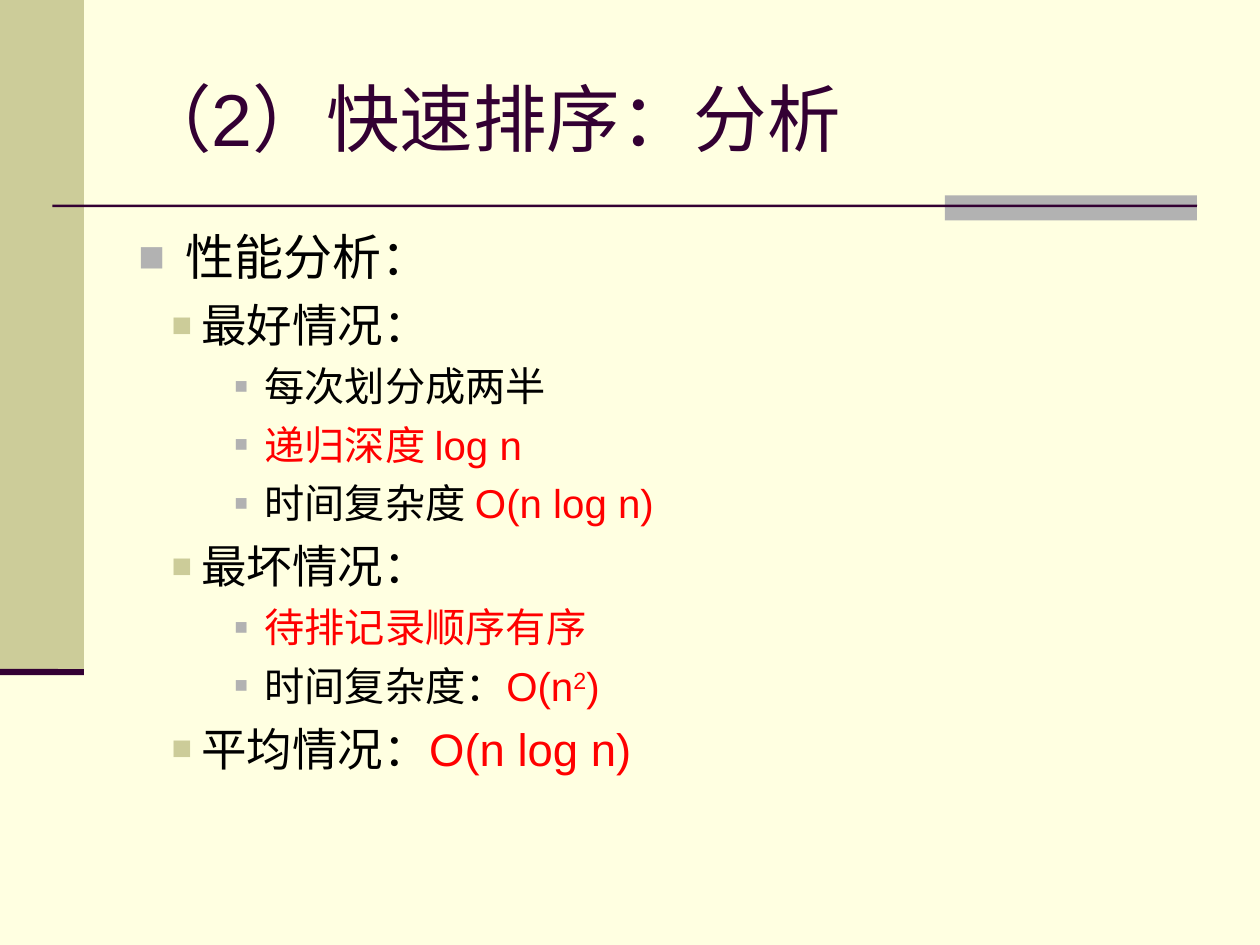
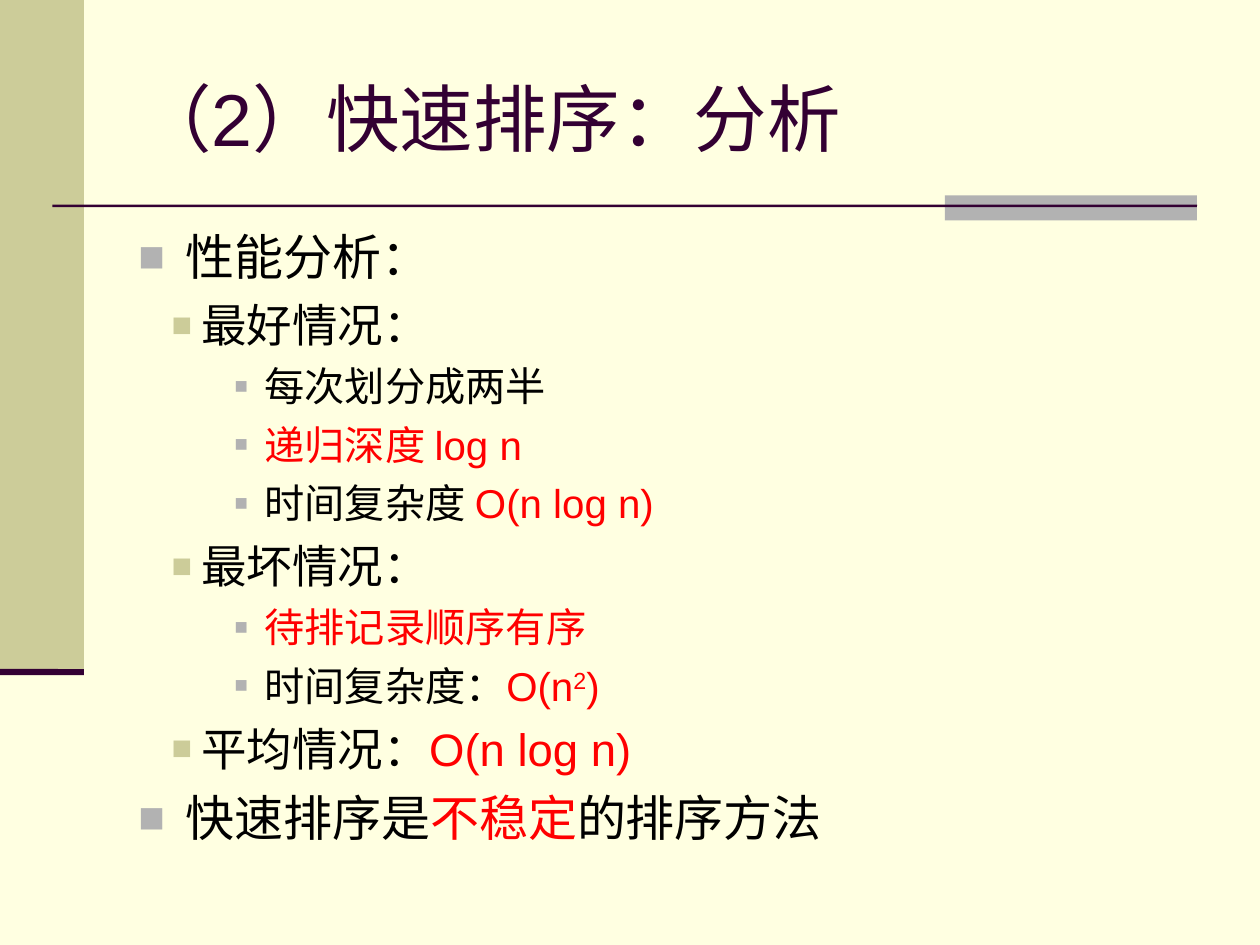
Before and after one commit to zhuangbo/ds-cpp, a slide deck: slide 24 of slides/PPT/ds10.1-3.ppt. Drawn at 1260x945 pixels with LibreOffice and Linux fonts; fonts in the diff are those of the drawing. Boxes give left, top, right and bottom in pixels: in the first picture for what was removed or moved away, otherwise in the second. Text is boxed around its words. In the diff, an @@ line names an element or a change of style, - is before the commit and + after.

```diff
--- a/slides/PPT/ds10.1-3.ppt
+++ b/slides/PPT/ds10.1-3.ppt
@@ text at bbox=[186, 794, 822, 840]: paragraph added @@
+■ 快速排序是不稳定的排序方法
```
Also in this commit, not shown: 4 other slides changed, 3 other files.
